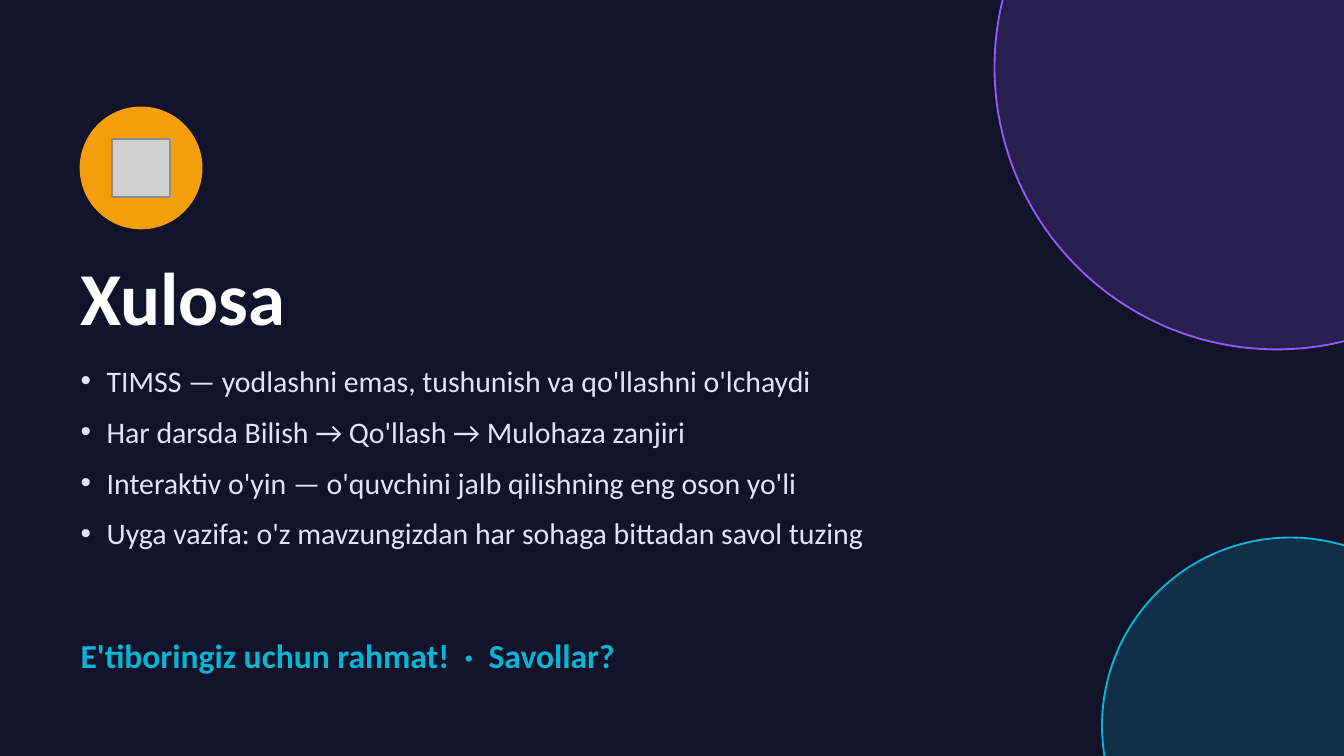
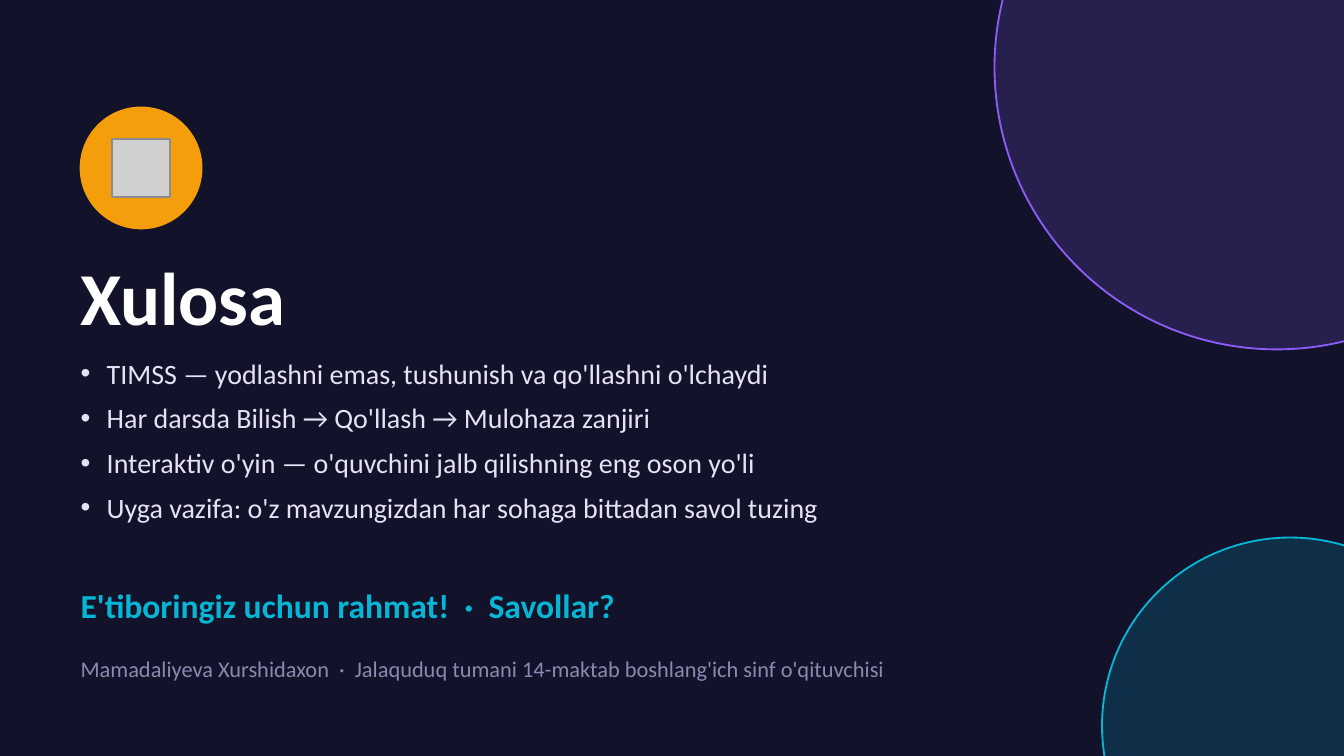
Before and after one commit to muhammadqodirbekqayumov/Xurshidaxon, a slide deck: slide 14 of docs/TIMSS-masterklass.pptx. Drawn at 1344x756 pixels with LibreOffice and Linux fonts; fonts in the diff are those of the drawing; grey boxes stand for pictures. Boxes give left, top, right and bottom in pixels: in the first picture for what was removed or moved away, otherwise in the second. Text is boxed around its words. In the diff, an @@ line names an element or a change of style, - is before the commit and + after.

```diff
--- a/docs/TIMSS-masterklass.pptx
+++ b/docs/TIMSS-masterklass.pptx
@@ text "TIMSS — yodlashni emas, tushunish ...": place and size @@
-text "TIMSS — yodlashni emas, tushunish ..." at [107, 371, 863, 549]
+text "TIMSS — yodlashni emas, tushunish ..." at [107, 364, 817, 523]
@@ text "TIMSS — yodlashni emas, tushunish ..." at [107, 364, 817, 523]: size 16 to 15 pt; less space between paragraphs @@
@@ text "E'tiboringiz uchun rahmat! · Savollar?": place and size @@
-text "E'tiboringiz uchun rahmat! · Savollar?" at [81, 644, 615, 674]
+text "E'tiboringiz uchun rahmat! · Savollar?" at [81, 594, 615, 624]
@@ text added at [81, 661, 884, 681], 12 pt, text #8A8AB0 @@
+Mamadaliyeva Xurshidaxon · Jalaquduq tumani 14-maktab boshlang'ich sinf o'qituvchisi
```
Also in this commit, not shown: 13 other slides changed, 10 other files.
